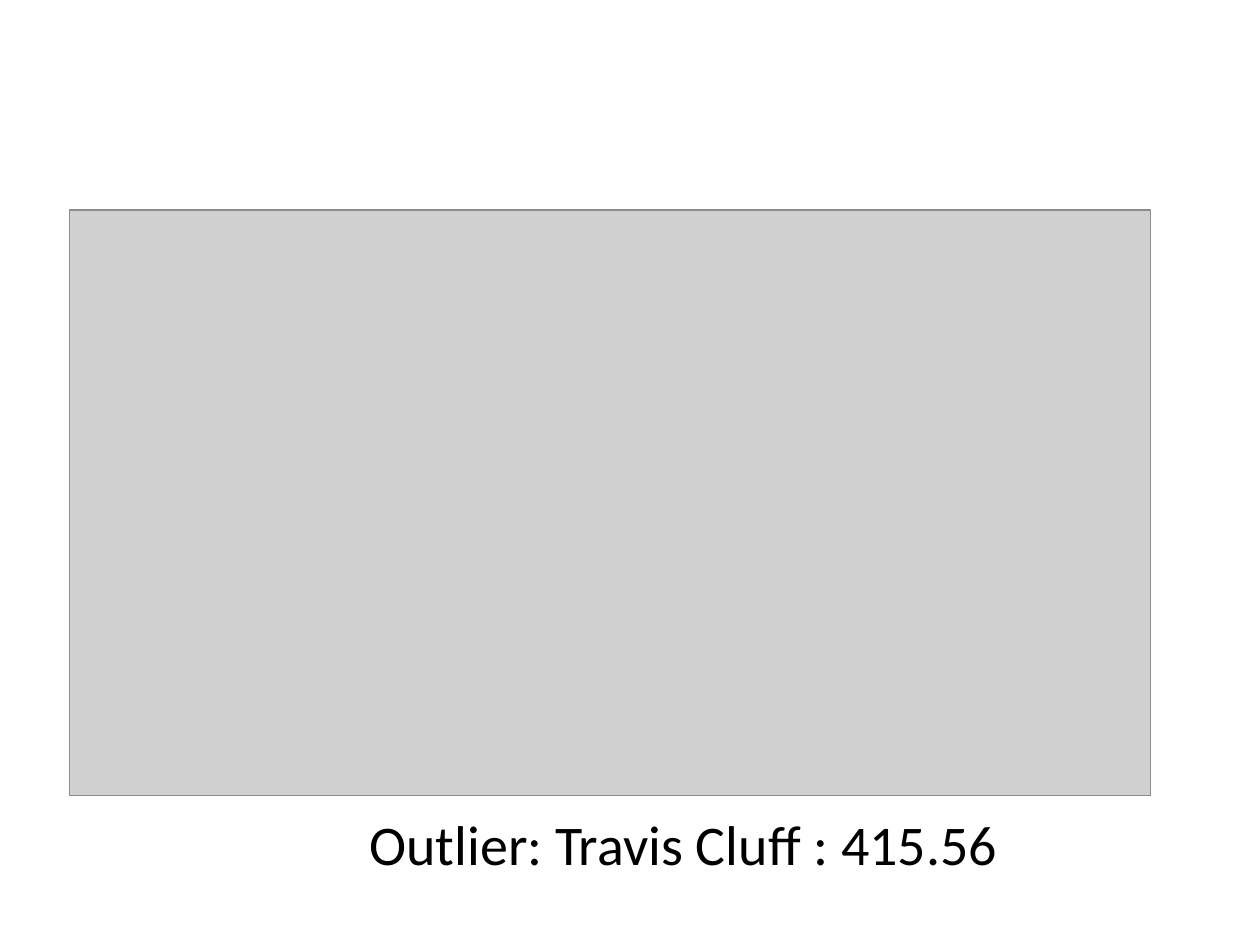
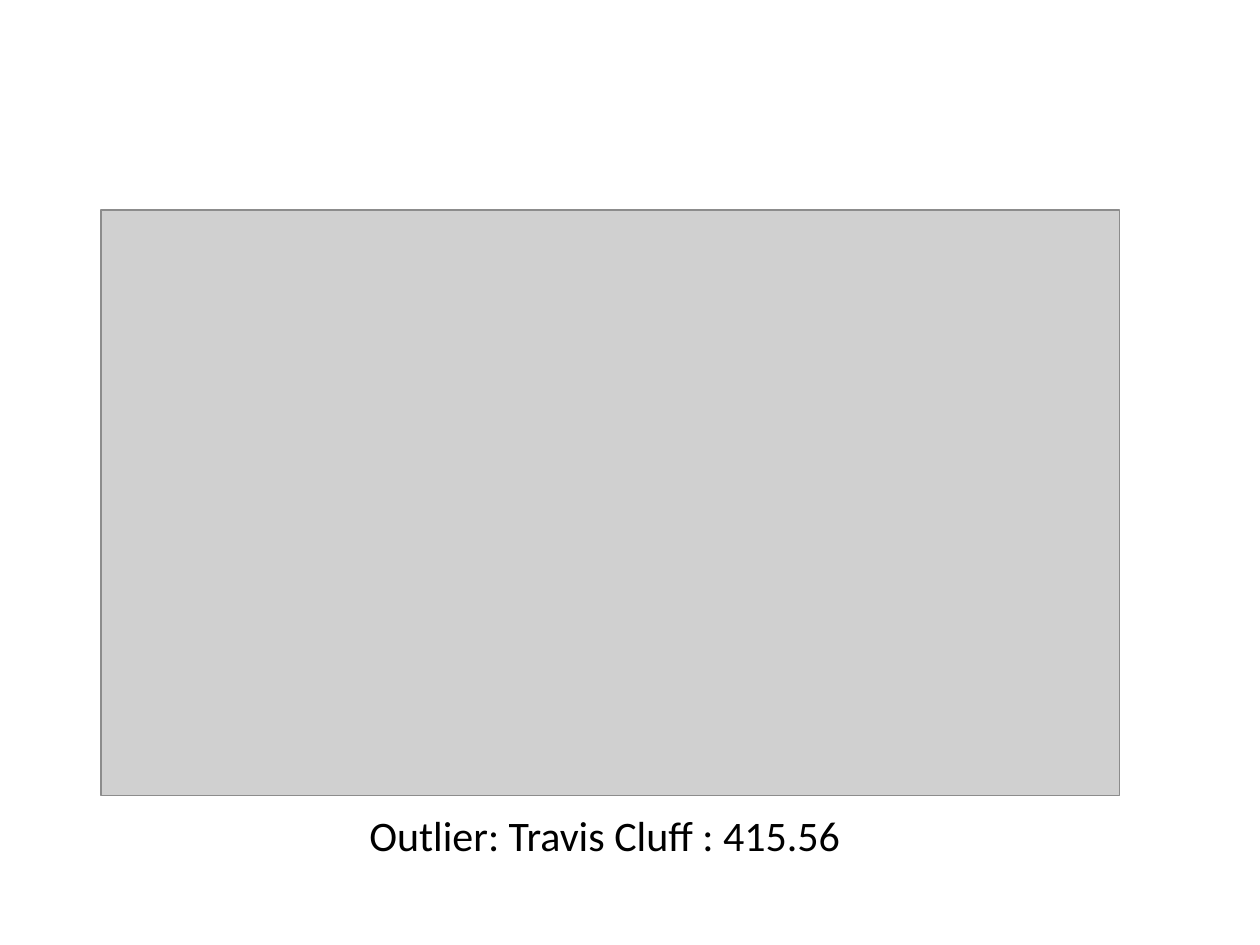
Before and after one commit to khayes847/mod-1-project, a slide deck: slide 6 of Microsoft Studios3.pptx. Drawn at 1260x945 pixels with LibreOffice and Linux fonts; fonts in the diff are those of the drawing; grey boxes stand for pictures; background and template pictures are left out. Boxes give left, top, right and bottom in pixels: in the first picture for what was removed or moved away, otherwise in the second. Text is boxed around its words. In the diff, an @@ line names an element or a change of style, - is before the commit and + after.

```diff
--- a/Microsoft Studios3.pptx
+++ b/Microsoft Studios3.pptx
@@ picture resized from (x1=69, y1=210, x2=1150, y2=796) to (x1=101, y1=210, x2=1119, y2=796) @@
@@ text "Outlier: Travis Cluff : 415.56" at (x1=369, y1=821, x2=840, y2=852): size 32 to 24 pt @@
```
Also in this commit, not shown: 4 other slides changed, 12 other files.
